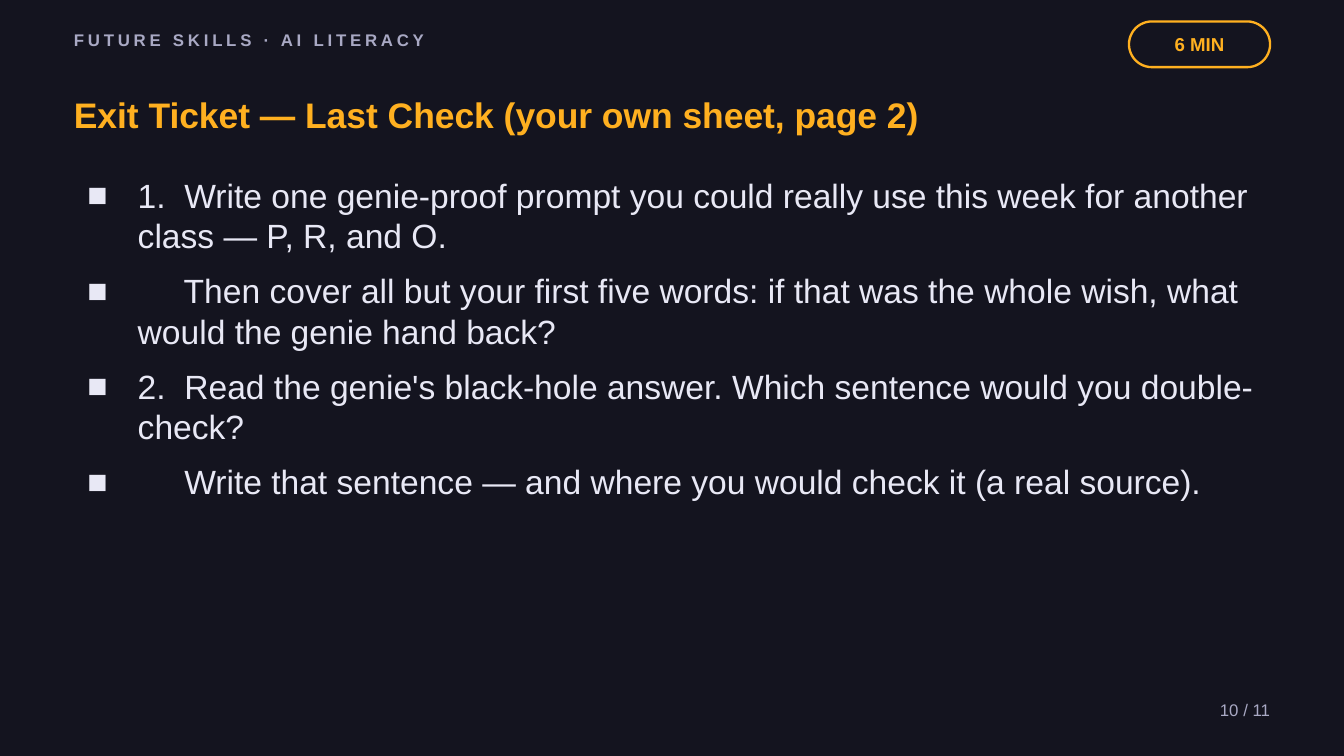
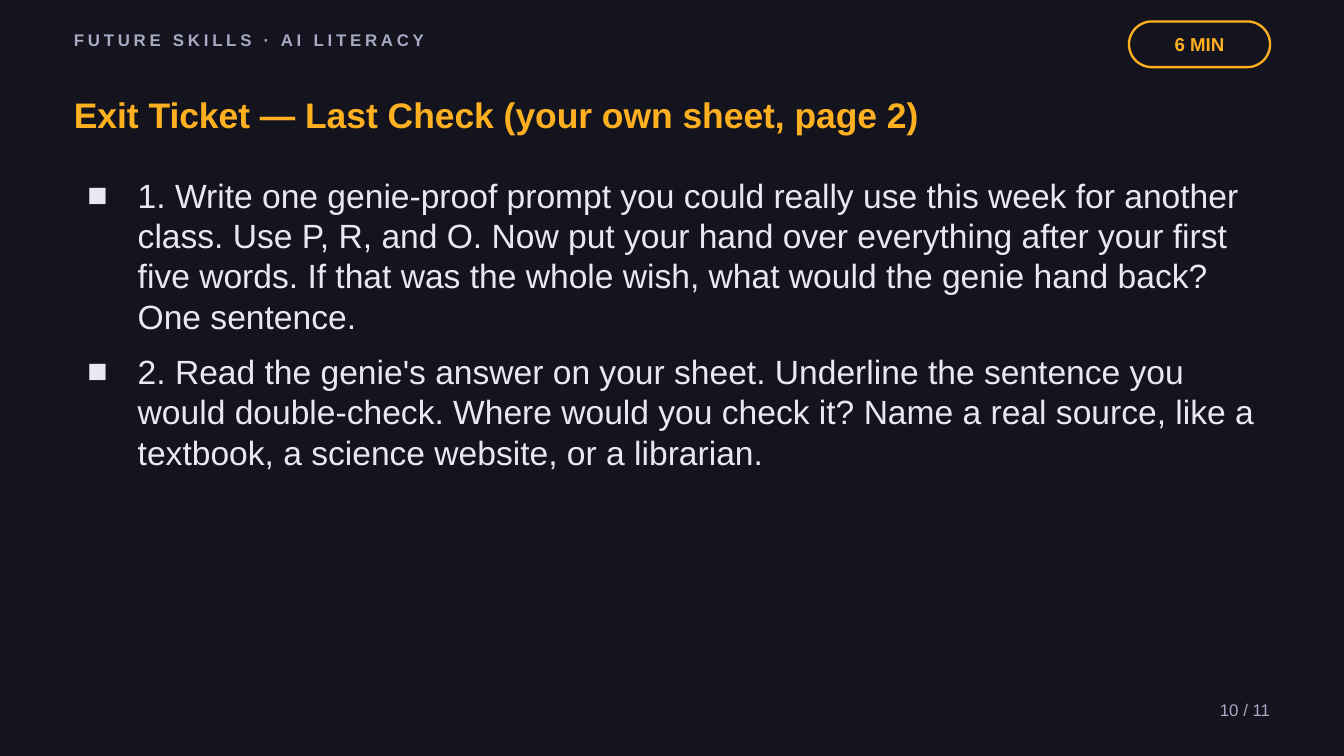
Before and after one commit to phiunit/tptphi, a slide deck: slide 10 of products/ai-prompting-101/dist/How to Talk to AI - Slides.pptx. Drawn at 1344x756 pixels with LibreOffice and Linux fonts; fonts in the diff are those of the drawing. Boxes give left, top, right and bottom in pixels: in the first picture for what was removed or moved away, otherwise in the second. Text is boxed around its words. In the diff, an @@ line names an element or a change of style, - is before the commit and + after.

```diff
--- a/products/ai-prompting-101/dist/How to Talk to AI - Slides.pptx
+++ b/products/ai-prompting-101/dist/How to Talk to AI - Slides.pptx
@@ text at [138,183,1254,470]: text changed @@
-■ 1. Write one genie-proof prompt you could really use this week for another class — P, R, and O.
-■ Then cover all but your first five words: if that was the whole wish, what would the genie hand back?
-■ 2. Read the genie's black-hole answer. Which sentence would you double-check?
-■ Write that sentence — and where you would check it (a real source).
+■ 1. Write one genie-proof prompt you could really use this week for another class. Use P, R, and O. Now put your hand over everything after your first five words. If that was the whole wish, what would the genie hand back? One sentence.
+■ 2. Read the genie's answer on your sheet. Underline the sentence you would double-check. Where would you check it? Name a real source, like a textbook, a science website, or a librarian.
```
Also in this commit, not shown: 8 other slides changed, 32 other files.
